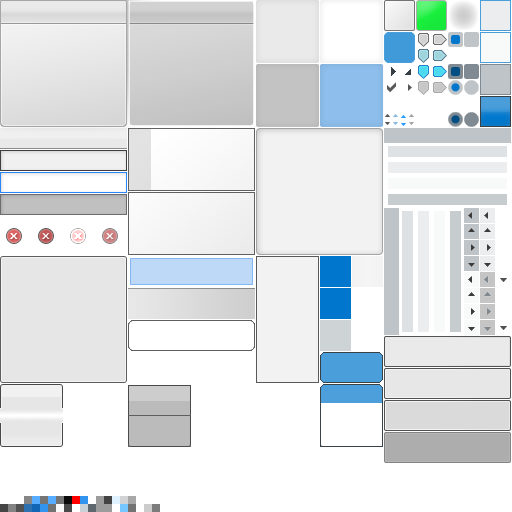
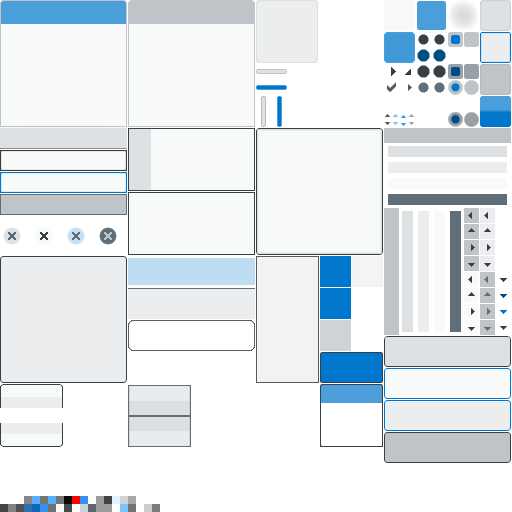
Before/after of a 512px x 512px layered artwork. What changed in the layer stack:
removed group "Combobox" (4 layers) over [384, 336, 511, 463]
removed layer "ComboBoxDisable" from group "Combobox" over [384, 432, 511, 463]
removed layer "ComboBoxDown" from group "Combobox" over [384, 400, 510, 430]
removed layer "ComboBoxHover" from group "Combobox" over [384, 368, 511, 399]
renamed "Tab active" to "tabs", moved it out of group "Tab", painted on it over [0, 384, 191, 447]
renamed "ComboBoxNormal" to "ComboBox", opacity 99% → 100%, moved it out of group "Combobox", painted on it over [384, 336, 511, 463]
removed group "Tab" (2 layers) over [0, 384, 191, 447]
removed layer "Tab inactive" from group "Tab" over [128, 385, 191, 447]
painted on "CategoryHeader" over [320, 352, 383, 383]
painted on "CategoryList" over [320, 384, 383, 387]
painted on "Selection" over [384, 32, 415, 63]
"Selection #1": opacity 100% → 25%, painted on it over [128, 258, 255, 285]
painted on "Statusbar" over [128, 288, 255, 319]
painted on "DefaultSkin.png" over [0, 0, 511, 431]
